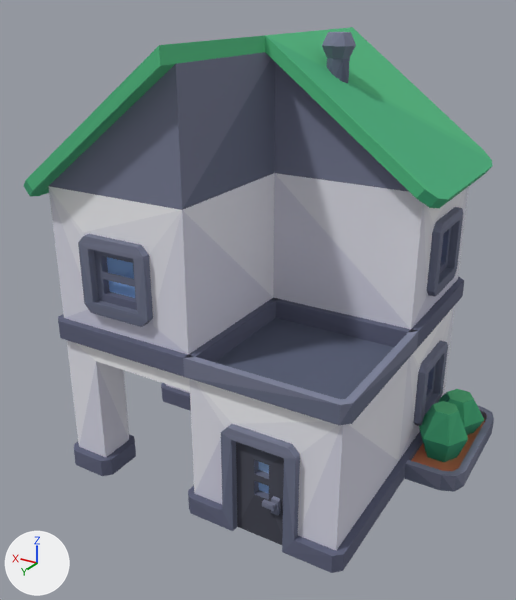
An edit to the glTF model client/public/models/batiments/house_r.glb, drawn before and after from the same camera.
Camera for both pictures: a camera (50 mm lens) standing at (-0.852, 1.657, 1.23) and looking at (0.078, 0.105, 0.454). Every picture has the same lights, and +X, +Y and +Z are marked at lower left. The first picture is the older version. Vertices at exactly the same position are counted once.

The scene before the commit, as lines of its bpy script (objects in view):
```python
me_house_r = bpy.data.meshes.new('house_r')
me_house_r.from_pydata(...)  # 625 vertices, 1030 faces; spans x -0.514..0.514, y -0.51..0.51, z 0.0..1.141
me_house_r.materials.append(mat_material_0)
ob_house_r = bpy.data.objects.new('house_r', me_house_r)
ob_house_r.location = (0.0, 0.0, 0.0)
```
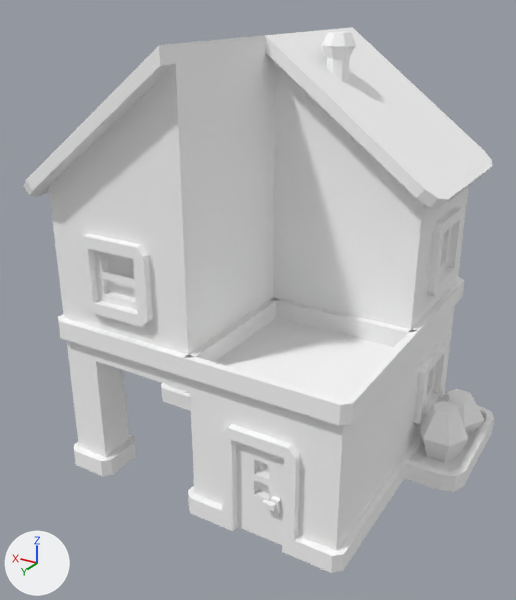
The change, as a diff of the scene's bpy script:
```diff
--- a/client/public/models/batiments/house_r.glb.py
+++ b/client/public/models/batiments/house_r.glb.py
@@ me_house_r @@
 me_house_r.from_pydata(...)  # 625 vertices, 1030 faces; spans x -0.514..0.514, y -0.51..0.51, z 0.0..1.141
 # used by ob_house_r; location = (0.0, 0.0, 0.0)
+# me_house_r part 1: 707 faces centred in x -0.514..0.478, y -0.51..0.482, z 0.0..1.141 are repainted in the vertex colours; the middle colour goes from greyish blue #666c83 to white #ffffff
+# me_house_r part 2: 187 faces centred in x -0.48..0.508, y -0.476..0.51, z 0.048..1.125 are repainted in the vertex colours; the middle colour goes from green #47b17e to white #ffffff
+# me_house_r part 3: 136 faces centred in x -0.344..0.456, y -0.34..0.46, z 0.067..1.002 are repainted in the vertex colours; the middle colour goes from white #e6e6ef to white #ffffff
 me_house_r.materials.append(mat_material_0)
```

Boxes (x1, y1, x2, y2) around the edits, measured in the pictures (516 x 600 px):
part 1 of me_house_r, recoloured (greyish blue to white)
    both: (49, 32, 494, 573)
part 2 of me_house_r, recoloured
    both: (24, 27, 493, 494)
part 3 of me_house_r, recoloured
    both: (48, 173, 469, 550)
